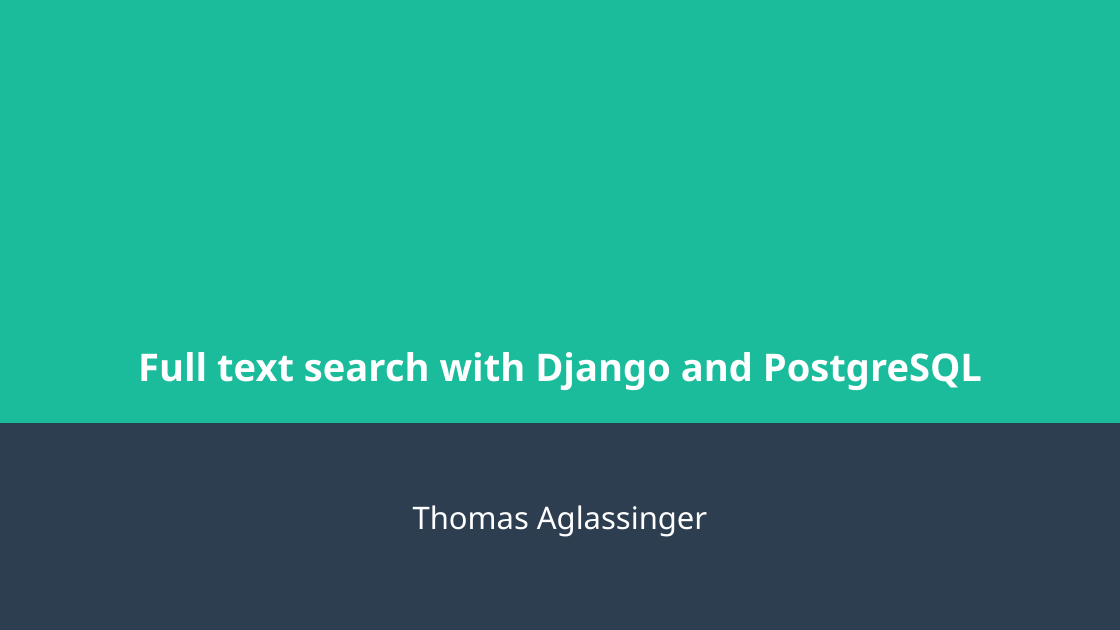
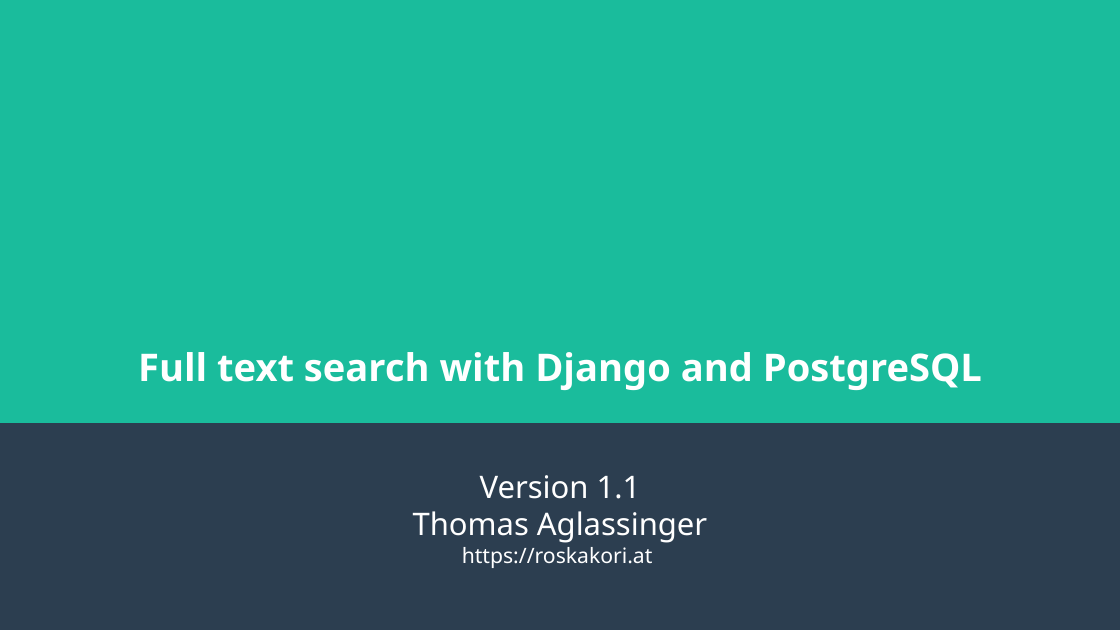
Before and after one commit to roskakori/django-search-example, a slide deck: slide 1 of Full text search with Django and PostgreSQL.odp. Drawn at 1120x630 pixels with LibreOffice and Linux fonts; fonts in the diff are those of the drawing. Boxes give left, top, right and bottom in pixels: in the first picture for what was removed or moved away, otherwise in the second. Text is boxed around its words. In the diff, an @@ line names an element or a change of style, - is before the commit and + after.

```diff
--- a/Full text search with Django and PostgreSQL.odp
+++ b/Full text search with Django and PostgreSQL.odp
@@ subtitle at bbox=[413, 475, 707, 568]: text changed @@
-Thomas Aglassinger
+Version 1.1
+Thomas Aglassinger
+https://roskakori.at
```
Also in this commit, not shown: 10 other slides changed, 1 slide removed.
